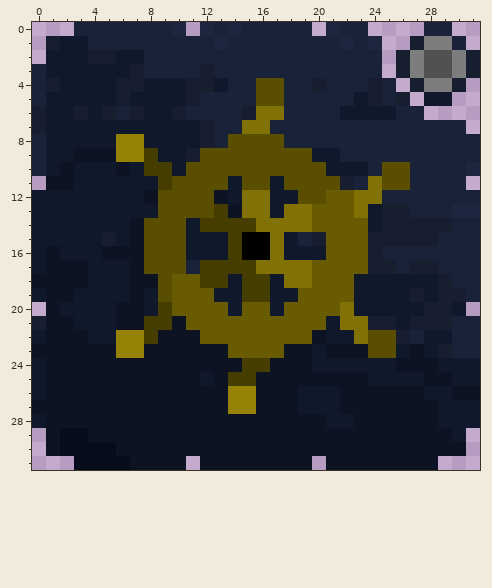
Pixel-art sprite -- Icons/Captain Wheeler.png. That is the earlier state.
The file is 32x32 pixels. Colours within 5 levels of each other are drawn and written as one.
The same view after the edit:
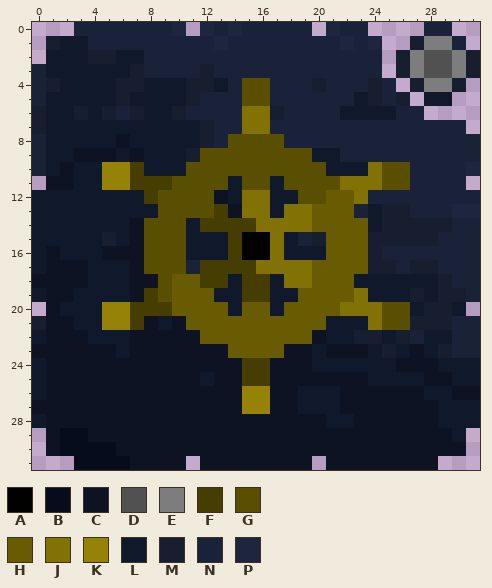
Palette (. is transparent): A #010100  B #060c1b  C #0d1323  D #515151  E #7d7d7d  F #463d00  G #5a4f00  H #695b02  J #827206  K #958206  L #10182b  M #161e30  N #192238  P #1d263e
Diff:
@@ x 0..31 @@
  3 NLLLLLLMNNNNMNNNNNNNNNNNN.MEDDEM
- 4 NMLLLLMMLLLMMLNNGGNNMNNNMN.MEEM.
- 5 NLLLLLMLLLLMNNNNGGNNNNNLMNM.LL..
- 6 MLLMLMNMLLMNNNNMJJNNNNLLLLNN....
+ 4 NMLLLLMMLLLMMLNGGNNNMNNNMN.MEEM.
+ 5 NLLLLLMLLLLMNNNGGNNNNNNLMNM.LL..
+ 6 MLLMLMNMLLMNNNNJJMNNNNLLLLNN....
  7 MLLLLLLLLLLLMNNJJNNNNNNNNNNNNNN.
- 8 NLLLLLKKLLLLMNGGGGNNNNNNNNNNNNNN
- 9 NLLCCCKKFLLMGGGGGGGGLLNNNNNNNNNN
-10 NLCLLLCLFFLGGGGGGGGGGLLLNGGNNNNP
-11 .CCLLLLLLFGGGGLGGLGGGGMNJGGNNNN.
-12 LLLLLLLLCGGGGCLJJLLGGHHJJNNNNNNN
-13 LLLLLLLLLGGGGFCJJLJJHHHJLMMNNNPP
+ 8 NLLLLLCLLLLLMNGGGGNNNNNNNNNNNNNN
+ 9 NLLCCCLCLLLMGGGGGGGGLLNNNNNNNNNN
+10 NLCLLKKFLLLGGGGGGGGGGLLLJGGNNNNP
+11 .CCLLKKFFFGGGGLGGLGGGGJJJGGNNNN.
+12 LLLLLLLLFGGGGCLJJLLGGHHJNNNNNNNN
+13 LLLLLLLLLGGGGFCJJLJJHHHNLMMNNNPP
 14 LLLLLLLCGGGLFFFFJJJJHHHHLMMMMMNN
@@ x 0..31 @@
 18 CCCCLLLCCGHHFFLFFLJJHHHLLLLLLMNN
-19 LCCLLLLCLGHHHLLFFLLHHHHLLLLMLMMN
-20 .CLLLLCCLFHHHHLHHLHHHHJLLLLLMML.
-21 MCCLLLCCFFCHHHHHHHHHHLJJMMLMMMNN
-22 LCCCLLKKFCCCHHHHHHHHCLLJGGMNLLNN
-23 CCCCCCKKCCCCCCHHHHCCLCCCGGLCLMNN
+19 LCCLLLLCFGHHHLLFFLLHHHHJLLLMLMMN
+20 .CLLLKKFFFHHHHLHHLHHHHJJJGGLMML.
+21 MCCLLKKFCLCHHHHHHHHHHLLLJGGMMMNN
+22 LCCCLLLCCCCCHHHHHHHHCLLMMLMNLLNN
+23 CCCCCCLCCCCCCCHHHHCCLCCCLMLCLMNN
 24 LCCCCCCCCCCCCCCFFCCCLLLLLLCCCLLL
-25 LCCCCCCCCCCCLCFFCCCCCCCCLLLLCCLL
-26 LCCCCCCCCCCCCCKKCCCLLLCCCCCCLLCC
-27 CCCCCCCCCCCCCCKKCCCLLLCCCCCCCLLL
+25 LCCCCCCCCCCCLCCFFCCCCCCCLLLLCCLL
+26 LCCCCCCCCCCCCCCKKCCLLLCCCCCCLLCC
+27 CCCCCCCCCCCCCCCKKCCLLLCCCCCCCLLL
 28 LCCCCCCCCCCCCCCCCCCCCLLCCCCCCLLL
Changed places in both pictures, as pixel boxes (x1, y1, x2, y2):
changed: (242, 78, 284, 120)
changed: (102, 134, 172, 204)
changed: (340, 162, 382, 218)
changed: (102, 288, 270, 414)
changed: (340, 288, 410, 358)
